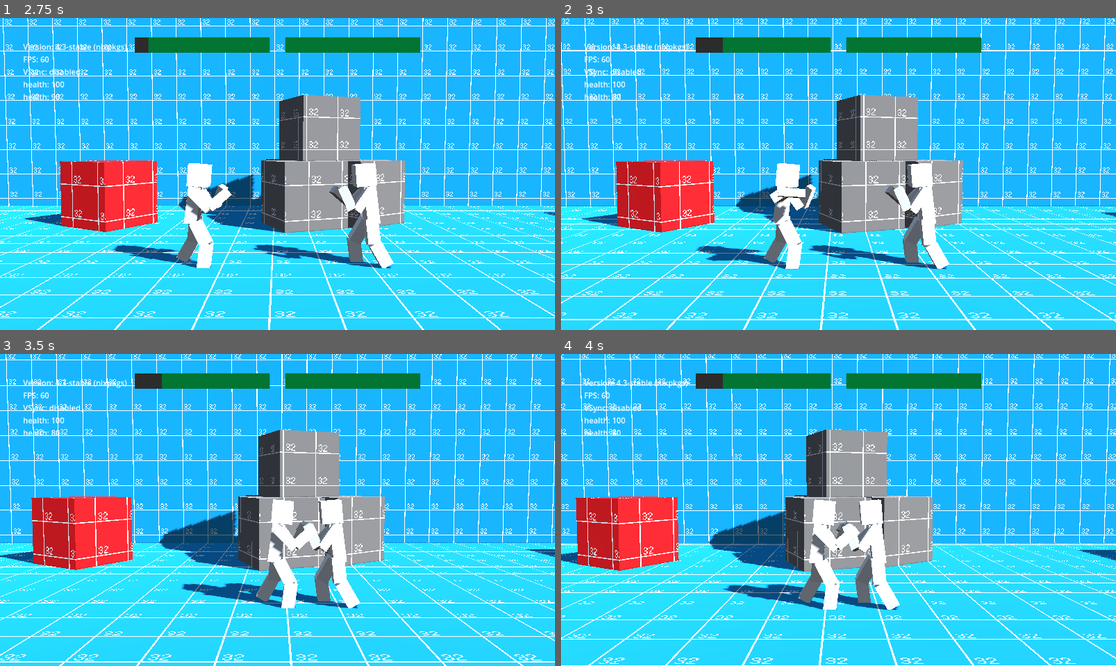
Above: before the commit, frames 1-4 (two rows, left to right).
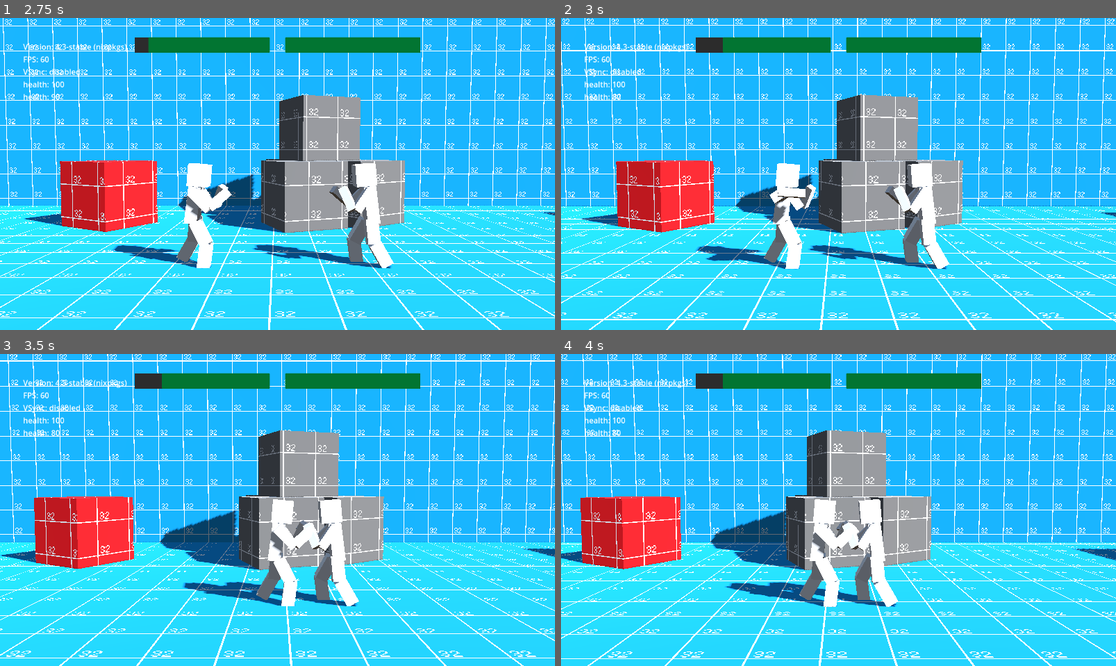
Above: after the commit, the same moments.

Repository: miklaskarjalainen/KioskKnockout
Game: Godot game, scene res://src/scenes/UI.tscn
The game is run twice, just before and just after one commit, with the same random seed, the same clock (stepped at 60 frames per second) and the same inputs.
Inputs (mouse positions are in pixels of both pictures, inside the frame that each line leads up to):
- Up to frame 1 (2.75 s): click "Play" at 0.5 s; move the mouse to (399, 158) at 1.27 s; hold D (kb_right) 1.28-2 s; tap K (kb_normal_action) at 1.35 s; click (399, 158) at 1.42 s; tap Space (kb_jump) at 1.52 s; drag from (166, 189) to (249, 236) at 2.02 s
- Up to frame 2 (3 s): move the mouse to (894, 105) at 2.77 s; hold D (kb_right) from 2.78 s (still down); tap K (kb_normal_action) at 2.85 s
- Up to frame 3 (3.5 s): keep holding D (kb_right)
- Up to frame 4 (4 s): release D (kb_right) at 3.5 s; drag from (810, 572) to (672, 463) at 3.52 s

Frame 1 is identical in both runs. In frame 2, 0.3% of the frame differs, in the area x 0-100%, y 0-96%; in frame 3, 12%; in frame 4, 14%, in the area x 0-100%, y 0-100%.

Commit message:
Turn the camera into something with more broad use cases
Allows setting an Offset for the camera X/Y from the editor and supports different CameraModes for scenes

Diff:
--- a/src/scenes/TargetCamera.gd
+++ b/src/scenes/TargetCamera.gd
@@ -1,11 +1,14 @@
 extends Camera3D
 class_name TargetCamera
+
+const MAGIC_NUMBER: float = 0.035
 
 @export var Targets: Array[Node3D] = []
 @export var MaxZoom: float = 25.0
 @export_range(0.1, 16.0) var Smoothing: float = 2.4
+@export_enum("Set Y", "Follow Y") var CameraMode: String = "Set Y"
+@export var Offset: Vector2 = Vector2(0, 2.33)
 
-@onready var _center_offset := Vector2(global_position.x, global_position.y)
 var _initial_distance: float = 0.0
 
 # Called when the node enters the scene tree for the first time.
@@ -18,9 +21,6 @@
 	return Vector2(vec.x, vec.y)
 
 func _calculate_center() -> Vector2:
-	if not Targets:
-		return Vector2(0.0, global_position.y)
-
 	var point: Vector2
 	for target in Targets:
 		point += _vec3_to_vec2(target.global_position)
@@ -29,20 +29,29 @@
 	return point
 
 func _max_distance_between_targets() -> float:
-	assert(Targets.size() == 2, "Only works if there are 2 targets")
-	var tx0 := Targets[0].global_position.x
-	var tx1 := Targets[1].global_position.x
-	return abs(tx0 - tx1)
+	var least_x: float
+	var most_x: float
+	for target in Targets:
+		if target.global_position.x < least_x:
+			least_x = target.global_position.x
+		if target.global_position.x > most_x:
+			most_x = target.global_position.x
+
+	return abs(least_x - most_x)
 
 func _physics_process(delta: float) -> void:
 	# X & Y
 	var target_camera_pos := Vector3()
-	target_camera_pos.x = _calculate_center().x
-	target_camera_pos.y = global_position.y
+	var center: Vector2 = _calculate_center() + Offset
+	target_camera_pos.x = center.x
+	match CameraMode:
+		"Set Y":
+			target_camera_pos.y = global_position.y
+		"Follow Y":
+			target_camera_pos.y = center.y
 
 	# Z
 	var distance := _max_distance_between_targets()
-	var MAGIC_NUMBER := 0.035
 	target_camera_pos.z = _initial_distance + (distance * distance * MAGIC_NUMBER)
 	target_camera_pos.z = clamp(target_camera_pos.z, 0.0, MaxZoom)
 
